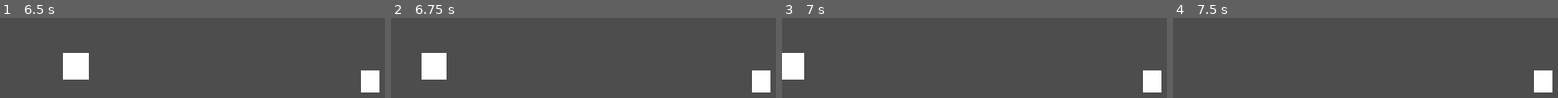
Above: before the commit, frames 1-4 (left to right).
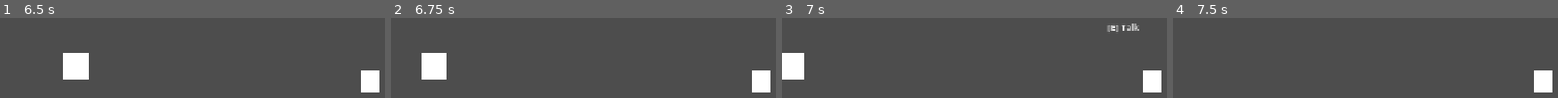
Above: after the commit, the same moments.

Repository: PhoenixMiele/a-dogs-life
Game: Godot game, scene res://scenes/creek/Creek2.tscn
Two runs of this game, one before a commit and one after it. Both use one fixed random seed, a clock stepped at 60 frames per second and the inputs below. The project has no main scene, so this scene is started directly.
Inputs:
- Up to frame 1 (6.5 s): tap Enter at 0.5 s; hold E (investigate) 0.53-1.28 s; hold D (move_right) 0.53-2.03 s; tap Shift (run) at 0.8, 1.35, 2.3, 2.85, 3.8, 4.35, 5.3, 5.85 s; tap E (investigate) every 1.5 s from 1.55 to 6.05 s; hold E (investigate) 2.03-2.78 s; hold A (move_left) 2.03-4.28 s; hold E (investigate) 3.53-4.28 s; hold D (move_right) from 4.28 s (still down); hold E (investigate) 5.03-5.78 s
- Up to frame 2 (6.75 s): keep holding D (move_right); hold E (investigate) from 6.53 s (still down)
- Up to frame 3 (7 s): keep holding D (move_right); keep holding E (investigate); tap Shift (run) at 6.8 s
- Up to frame 4 (7.5 s): keep holding D (move_right); release E (investigate) at 7.28 s; tap Shift (run) at 7.35 s

Frames 1-2 are identical in both runs. In frame 3, 0.4% of the frame differs, in the area x 84-93%, y 6-18%; in frame 4, nothing differs.

Commit message:
#34 — Create Core Conversation System

Diff:
--- /dev/null
+++ b/Game/dialogue/test/TestConversation_001.tres
@@ -0,0 +1,22 @@
+[gd_resource type="Resource" script_class="ConversationData" format=3 uid="uid://kbahpfa0facq"]
+
+[ext_resource type="Script" uid="uid://dxc0i7byanmeg" path="res://scripts/dialogue/dialogue_line.gd" id="1_p6kyr"]
+[ext_resource type="Script" uid="uid://coe7bfg3fydd0" path="res://scripts/dialogue/conversation_data.gd" id="2_pwtys"]
+
+[sub_resource type="Resource" id="Resource_mxqk3"]
+script = ExtResource("1_p6kyr")
+speaker_id = &"npc"
+text = "Hello there."
+metadata/_custom_type_script = "uid://dxc0i7byanmeg"
+
+[sub_resource type="Resource" id="Resource_jxy2c"]
+script = ExtResource("1_p6kyr")
+speaker_id = &"dog"
+text = "Hello."
+metadata/_custom_type_script = "uid://dxc0i7byanmeg"
+
+[resource]
+script = ExtResource("2_pwtys")
+conversation_id = &"Creek2_Dialogue_001"
+lines = Array[ExtResource("1_p6kyr")]([SubResource("Resource_mxqk3"), SubResource("Resource_jxy2c")])
+metadata/_custom_type_script = "uid://coe7bfg3fydd0"
--- /dev/null
+++ b/Game/dialogue/test/TestConversation_002.tres
@@ -0,0 +1,23 @@
+[gd_resource type="Resource" script_class="ConversationData" format=3 uid="uid://bfehpy7djbktk"]
+
+[ext_resource type="Script" uid="uid://dxc0i7byanmeg" path="res://scripts/dialogue/dialogue_line.gd" id="1_ik801"]
+[ext_resource type="Script" uid="uid://coe7bfg3fydd0" path="res://scripts/dialogue/conversation_data.gd" id="2_yl1vg"]
+
+[sub_resource type="Resource" id="Resource_vna2p"]
+script = ExtResource("1_ik801")
+speaker_id = &"npc"
+text = "Are you lost?"
+metadata/_custom_type_script = "uid://dxc0i7byanmeg"
+
+[sub_resource type="Resource" id="Resource_am0r6"]
+script = ExtResource("1_ik801")
+speaker_id = &"dog"
+text = "I need to get home."
+metadata/_custom_type_script = "uid://dxc0i7byanmeg"
+
+[resource]
+script = ExtResource("2_yl1vg")
+conversation_id = &"Creek2_Dialogue_002"
+presentation_mode = 1
+lines = Array[ExtResource("1_ik801")]([SubResource("Resource_vna2p"), SubResource("Resource_am0r6")])
+metadata/_custom_type_script = "uid://coe7bfg3fydd0"
--- a/Game/scenes/creek/Creek2.tscn
+++ b/Game/scenes/creek/Creek2.tscn
@@ -5,6 +5,10 @@
 [ext_resource type="PackedScene" uid="uid://klpe6hjghogx" path="res://scenes/dog/Dog.tscn" id="2_jpqqy"]
 [ext_resource type="PackedScene" uid="uid://d1rv5conkcwxj" path="res://scenes/section/SectionTransition.tscn" id="3_yhi80"]
 [ext_resource type="PackedScene" uid="uid://c4ii7u2rnvh4v" path="res://scenes/event/EventTrigger.tscn" id="4_sy16b"]
+[ext_resource type="PackedScene" uid="uid://dndog3mr7u0oy" path="res://scenes/dialogue/ConversationInteractor.tscn" id="6_cqldm"]
+[ext_resource type="Script" uid="uid://coe7bfg3fydd0" path="res://scripts/dialogue/conversation_data.gd" id="7_jsghw"]
+[ext_resource type="Resource" uid="uid://kbahpfa0facq" path="res://dialogue/test/TestConversation_001.tres" id="8_4q5uy"]
+[ext_resource type="Resource" uid="uid://bfehpy7djbktk" path="res://dialogue/test/TestConversation_002.tres" id="9_4q5uy"]
 
 [node name="Creek2" type="Node2D" unique_id=1300093653]
 script = ExtResource("1_df82v")
@@ -30,4 +34,14 @@
 offset_right = 153.0
 offset_bottom = -1.0
 
+[node name="ConversationInteractorTest" parent="." unique_id=1984171020 node_paths=PackedStringArray("participant_node") instance=ExtResource("6_cqldm")]
+position = Vector2(700, 0)
+conversation_id = &"Creek2_Dialogue_001"
+conversations = Array[ExtResource("7_jsghw")]([ExtResource("8_4q5uy"), ExtResource("9_4q5uy")])
+participant_node = NodePath("../TestNPC")
+
+[node name="TestNPC" type="Node2D" parent="." unique_id=250100285]
+position = Vector2(709, -1)
+
 [connection signal="triggered" from="EventTriggerTEST" to="." method="_on_event_trigger_test_triggered"]
+[connection signal="conversation_completed" from="ConversationInteractorTest" to="." method="_on_conversation_interactor_test_conversation_completed"]
--- /dev/null
+++ b/Game/scenes/dialogue/ConversationInteractor.tscn
@@ -0,0 +1,26 @@
+[gd_scene format=3 uid="uid://dndog3mr7u0oy"]
+
+[ext_resource type="Script" uid="uid://birjp01n33tfs" path="res://scripts/dialogue/conversation_interactor.gd" id="1_mh0xj"]
+[ext_resource type="Script" uid="uid://cwqmvenysqwdk" path="res://scripts/dialogue/conversation.gd" id="2_n41cu"]
+[ext_resource type="Script" uid="uid://c8vhltp32kaib" path="res://scripts/dialogue/ambient_conversation_driver.gd" id="3_n41cu"]
+[ext_resource type="Script" uid="uid://k0wox7wnbwl7" path="res://scripts/dialogue/focused_conversation_driver.gd" id="4_8yk3m"]
+
+[sub_resource type="RectangleShape2D" id="RectangleShape2D_g4v7s"]
+
+[node name="ConversationInteractor" type="Area2D" unique_id=1984171020]
+script = ExtResource("1_mh0xj")
+
+[node name="CollisionShape2D" type="CollisionShape2D" parent="." unique_id=1871640986]
+shape = SubResource("RectangleShape2D_g4v7s")
+
+[node name="Conversation" type="Node" parent="." unique_id=1189848632]
+script = ExtResource("2_n41cu")
+
+[node name="AmbientConversationDriver" type="Node" parent="." unique_id=1915554993]
+script = ExtResource("3_n41cu")
+
+[node name="FocusedConversationDriver" type="Node" parent="." unique_id=1264249083]
+script = ExtResource("4_8yk3m")
+
+[connection signal="body_entered" from="." to="." method="_on_body_entered"]
+[connection signal="body_exited" from="." to="." method="_on_body_exited"]
--- a/Game/scripts/creek/creek2.gd
+++ b/Game/scripts/creek/creek2.gd
@@ -2,3 +2,8 @@
 
 func _on_event_trigger_test_triggered() -> void:
 	$EventTestVisual.visible = true
+
+func _on_conversation_interactor_test_conversation_completed(
+	_conversation_index: int
+) -> void:
+	pass
--- /dev/null
+++ b/Game/scripts/dialogue/ambient_conversation_driver.gd
@@ -0,0 +1,27 @@
+extends Node
+
+@export var seconds_per_five_words: float = 2.0
+
+var conversation: Node = null
+
+func setup(runtime_conversation: Node) -> void:
+	conversation = runtime_conversation
+	conversation.line_changed.connect(_on_line_changed)
+
+func _on_line_changed(line: DialogueLine) -> void:
+	if (
+		conversation.data.presentation_mode
+		!= ConversationData.PresentationMode.AMBIENT
+	):
+		return
+
+	var word_count: int = line.text.split(" ", false).size()
+	var duration: float = max(
+		(float(word_count) / 5.0) * seconds_per_five_words,
+		seconds_per_five_words
+	)
+
+	await get_tree().create_timer(duration).timeout
+
+	if conversation and conversation.active:
+		conversation.advance()
--- /dev/null
+++ b/Game/scripts/dialogue/conversation.gd
@@ -0,0 +1,81 @@
+extends Node
+
+signal completed
+signal line_changed(line: DialogueLine)
+
+var data: ConversationData
+var participants: Dictionary = {}
+var current_line_index: int = 0
+var active: bool = false
+var dog: Node = null
+
+func start(
+	conversation_data: ConversationData,
+	runtime_participants: Dictionary
+) -> void:
+	if active:
+		return
+
+	data = conversation_data
+	participants = runtime_participants
+	dog = participants.get(&"dog")
+
+	if (
+		dog
+		and data.presentation_mode == ConversationData.PresentationMode.FOCUSED
+	):
+		dog.set_movement_locked(true)
+
+	current_line_index = 0
+	active = true
+
+	var line := get_current_line()
+
+	if line:
+		line_changed.emit(line)
+
+func get_current_line() -> DialogueLine:
+	if not active:
+		return null
+
+	if data == null:
+		return null
+
+	if current_line_index >= data.lines.size():
+		return null
+
+	return data.lines[current_line_index]
+
+func advance() -> void:
+	if not active:
+		return
+
+	current_line_index += 1
+
+	if current_line_index < data.lines.size():
+		var line := get_current_line()
+
+		if line:
+			line_changed.emit(line)
+
+	if current_line_index >= data.lines.size():
+		active = false
+
+		if (
+			dog
+			and data.presentation_mode == ConversationData.PresentationMode.FOCUSED
+		):
+			dog.set_movement_locked(false)
+
+		completed.emit()
+
+func get_current_speaker() -> Node:
+	var line := get_current_line()
+
+	if line == null:
+		return null
+
+	if not participants.has(line.speaker_id):
+		return null
+
+	return participants[line.speaker_id]
--- /dev/null
+++ b/Game/scripts/dialogue/conversation_data.gd
@@ -0,0 +1,11 @@
+class_name ConversationData
+extends Resource
+
+enum PresentationMode {
+	AMBIENT,
+	FOCUSED
+}
+
+@export var conversation_id: StringName
+@export var presentation_mode: PresentationMode = PresentationMode.AMBIENT
+@export var lines: Array[DialogueLine] = []
--- /dev/null
+++ b/Game/scripts/dialogue/conversation_interactor.gd
@@ -0,0 +1,89 @@
+extends Area2D
+
+signal conversation_completed(conversation_index: int)
+@export var conversation_id: StringName
+@export var conversations: Array[ConversationData] = []
+@onready var conversation: Node = $Conversation
+@export var participant_node: Node
+@onready var ambient_driver: Node = $AmbientConversationDriver
+@onready var focused_driver: Node = $FocusedConversationDriver
+
+var current_conversation_index: int = 0
+var dog: Node = null
+
+func _on_body_entered(body: Node2D) -> void:
+	if not body.is_in_group("dog"):
+		return
+
+	dog = body
+	dog.register_interactable(self)
+
+func _on_body_exited(body: Node2D) -> void:
+	if not body.is_in_group("dog"):
+		return
+
+	dog.unregister_interactable(self)
+	dog = null
+
+func can_interact() -> bool:
+	return dog != null and can_start_conversation()
+
+func get_interaction_text() -> String:
+	return "Talk"
+
+func get_interaction_priority() -> int:
+	return 75
+
+func blocks_interaction() -> bool:
+	return true
+
+func holds_interaction_priority() -> bool:
+	return false
+
+func interact() -> void:
+	start_next_conversation()
+
+func start_next_conversation() -> void:
+	if not can_start_conversation():
+		return
+
+	if dog == null:
+		dog = get_tree().get_first_node_in_group("dog")
+
+	if dog == null:
+		return
+
+	var conversation_data: ConversationData = conversations[current_conversation_index]
+
+	conversation.start(
+		conversation_data,
+		{
+			&"dog": dog,
+			&"npc": participant_node
+		}
+	)
+
+func can_start_conversation() -> bool:
+	return (
+		not conversation.active
+		and current_conversation_index < conversations.size()
+	)
+
+func _ready() -> void:
+	conversation.completed.connect(_on_conversation_completed)
+	ambient_driver.setup(conversation)
+	focused_driver.setup(conversation)
+
+	if ActState.has_state(conversation_id):
+		var state: Dictionary = ActState.get_state(conversation_id)
+		current_conversation_index = state.get("current_conversation_index", 0)
+
+func _on_conversation_completed() -> void:
+	var completed_index: int = current_conversation_index
+	current_conversation_index += 1
+
+	ActState.set_state(conversation_id, {
+		"current_conversation_index": current_conversation_index
+	})
+
+	conversation_completed.emit(completed_index)
--- /dev/null
+++ b/Game/scripts/dialogue/dialogue_line.gd
@@ -0,0 +1,5 @@
+class_name DialogueLine
+extends Resource
+
+@export var speaker_id: StringName
+@export_multiline var text: String
--- /dev/null
+++ b/Game/scripts/dialogue/focused_conversation_driver.gd
@@ -0,0 +1,22 @@
+extends Node
+
+var conversation: Node = null
+
+func setup(runtime_conversation: Node) -> void:
+	conversation = runtime_conversation
+
+func _unhandled_input(event: InputEvent) -> void:
+	if conversation == null:
+		return
+
+	if not conversation.active:
+		return
+
+	if (
+		conversation.data.presentation_mode
+		!= ConversationData.PresentationMode.FOCUSED
+	):
+		return
+
+	if event.is_action_pressed("investigate"):
+		conversation.advance()
Not shown, added: Game/scripts/dialogue/ambient_conversation_driver.gd.uid
Not shown, added: Game/scripts/dialogue/conversation.gd.uid
Not shown, added: Game/scripts/dialogue/conversation_data.gd.uid
Not shown, added: Game/scripts/dialogue/conversation_interactor.gd.uid
Not shown, added: Game/scripts/dialogue/dialogue_line.gd.uid
Not shown, added: Game/scripts/dialogue/focused_conversation_driver.gd.uid
